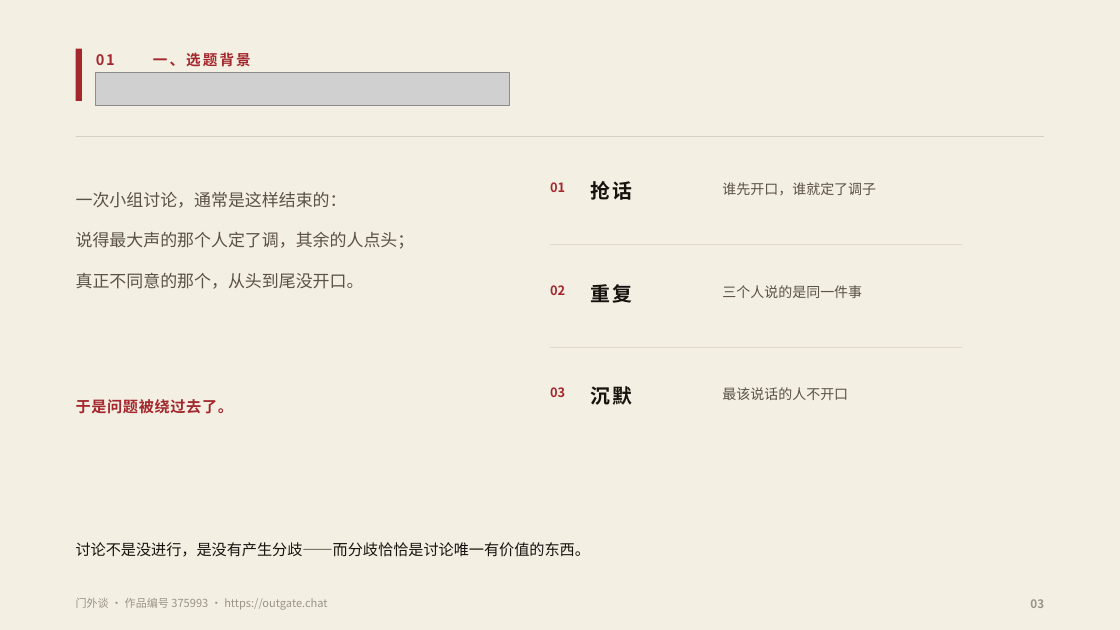
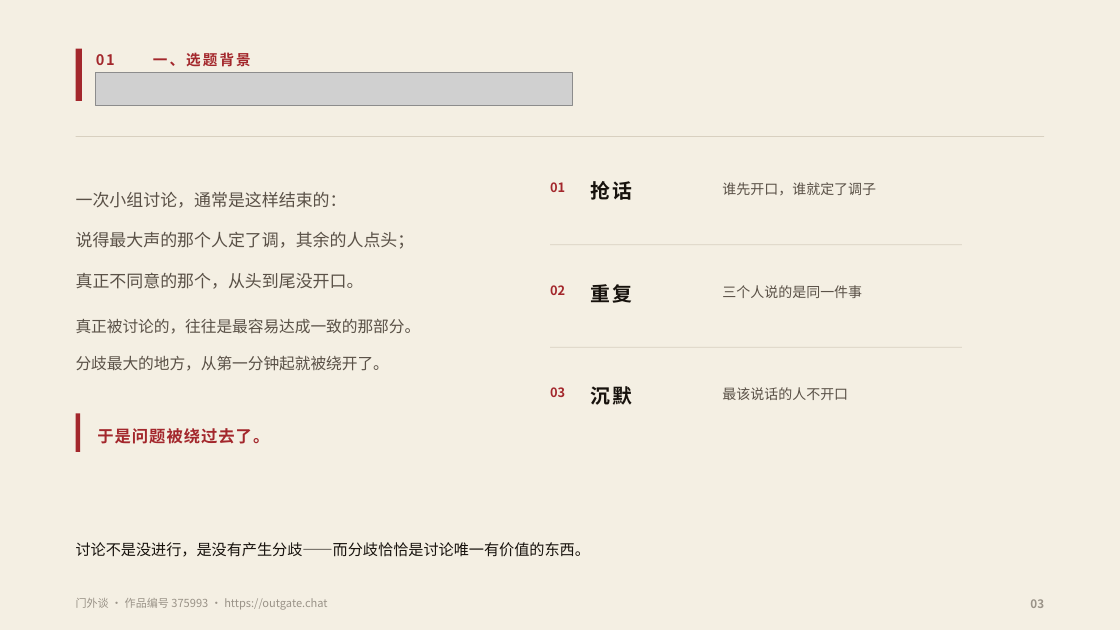
Before and after one commit to fsh114514/menwaitan, a slide deck: slide 3 of competition/答辩PPT.pptx. Drawn at 1120x630 pixels with LibreOffice and Linux fonts; fonts in the diff are those of the drawing; grey boxes stand for pictures. Boxes give left, top, right and bottom in pixels: in the first picture for what was removed or moved away, otherwise in the second. Text is boxed around its words. In the diff, an @@ line names an element or a change of style, - is before the commit and + after.

```diff
--- a/competition/答辩PPT.pptx
+++ b/competition/答辩PPT.pptx
@@ picture: place and size @@
-picture at (96, 72, 510, 106)
+picture at (96, 72, 572, 106)
@@ text added at (76, 319, 421, 371), 13.5 pt, text #5A5147 @@
+真正被讨论的，往往是最容易达成一致的那部分。
+分歧最大的地方，从第一分钟起就被绕开了。
@@ rectangle added at (76, 413, 81, 452), fill #A3272C @@
@@ text "于是问题被绕过去了。": place and size @@
-text "于是问题被绕过去了。" at (76, 399, 233, 414)
+text "于是问题被绕过去了。" at (97, 428, 269, 444)
@@ text "于是问题被绕过去了。" at (97, 428, 269, 444): size 13 to 14 pt, letter spacing 0.6 to 0.8 pt @@
```
Also in this commit, not shown: 13 other slides changed, 2 other files.
